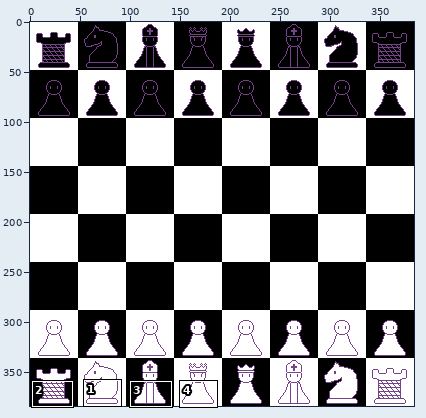
Edited in one commit: pixel-art file (Assets/Textures/BoardLayout.aseprite). Above, an overview of the earlier version with the close-up marked.
Close-up. Before:
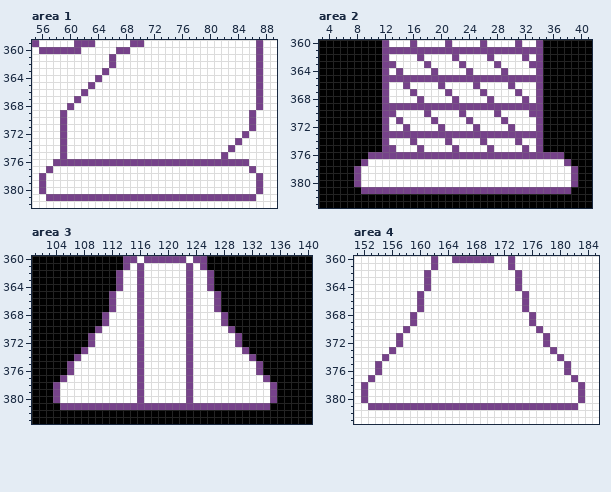
384x384 pixels, 1 frame. Shown: area 1: x 55..89, y 359..382; area 2: x 3..41, y 360..383; area 3: x 101..140, y 360..383; area 4: x 151..185, y 360..383. The commit also changed other parts of the picture, which this record leaves out.
After:
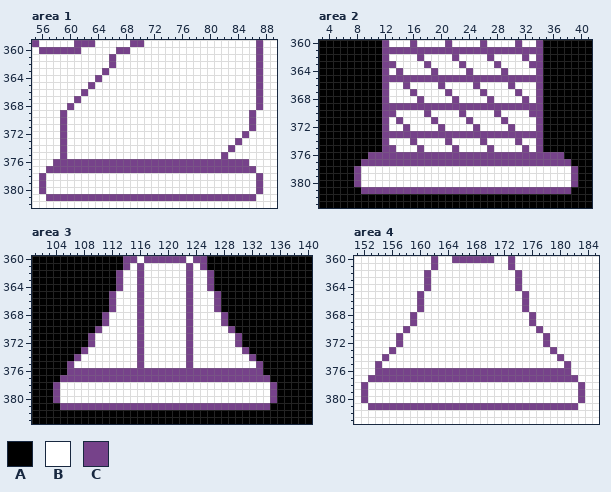
Palette (. is transparent): A #000000  B #ffffff  C #76428a
Difference:
Area 1, layer "BlackPieces":
Colour B becomes colour C in row 377 at x 58 to 85.
Area 2, layer "BlackPieces":
Colour B becomes colour C in row 377 at x 10 to 37.
Area 3, layer "BlackPieces":
Colour C becomes colour B in rows 378 to 380 at x 116 and 123.
Colour B becomes colour C in row 376 at x 107 to 115, 117 to 122 and 124 to 132; in row 377 at x 106 to 115, 117 to 122 and 124 to 133.
Area 4, layer "BlackPieces":
Colour B becomes colour C in row 376 at x 155 to 180; in row 377 at x 154 to 181.
